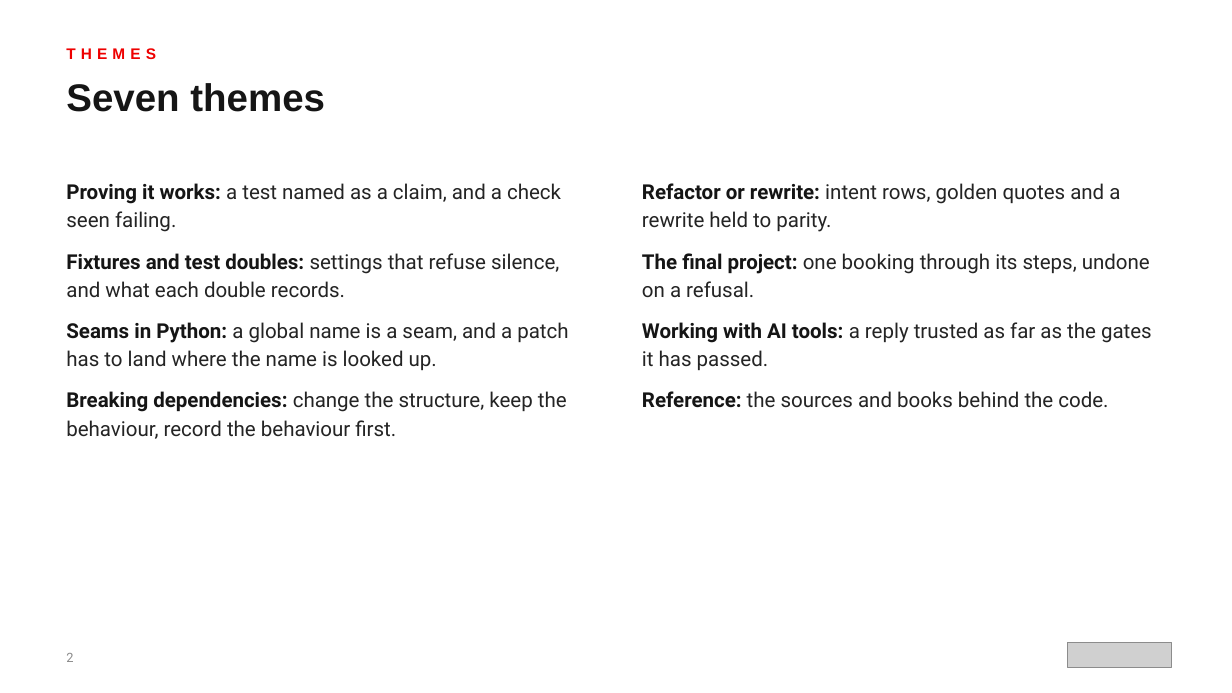
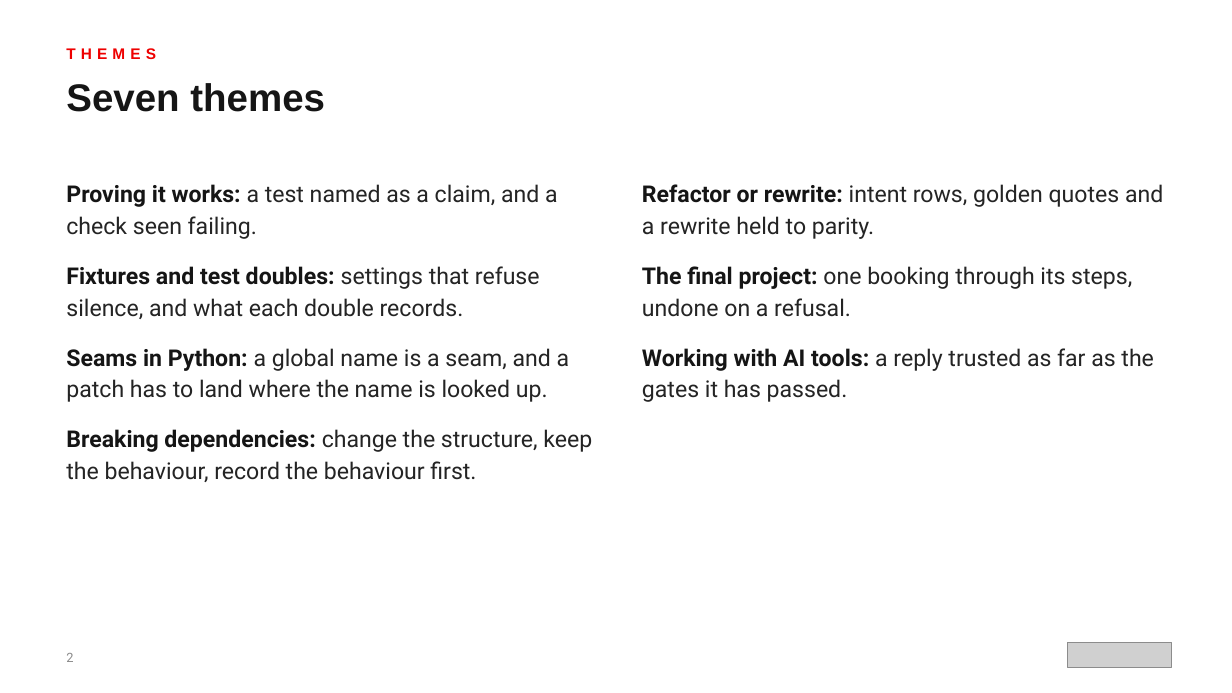
Before and after one commit to patterncatalyst/design-patterns-with-python, a slide deck: slide 2 of presentation/design-patterns-with-python-301-testing-legacy-and-ai.pptx. Drawn at 1232x693 pixels with LibreOffice and Linux fonts; fonts in the diff are those of the drawing; grey boxes stand for pictures. Boxes give left, top, right and bottom in pixels: in the first picture for what was removed or moved away, otherwise in the second. Text is boxed around its words. In the diff, an @@ line names an element or a change of style, - is before the commit and + after.

```diff
--- a/presentation/design-patterns-with-python-301-testing-legacy-and-ai.pptx
+++ b/presentation/design-patterns-with-python-301-testing-legacy-and-ai.pptx
@@ text "Proving it works: a test ..." at [66, 184, 592, 482]: size 16 to 18 pt; more space between paragraphs @@
@@ text "Refactor or rewrite: intent rows, ..." at [642, 184, 1163, 402]: size 16 to 18 pt; more space between paragraphs @@
@@ text at [642, 391, 1108, 408]: paragraph removed @@
-● Reference: the sources and books behind the code.
```
Also in this commit, not shown: 7 other slides changed, 17 other files.
